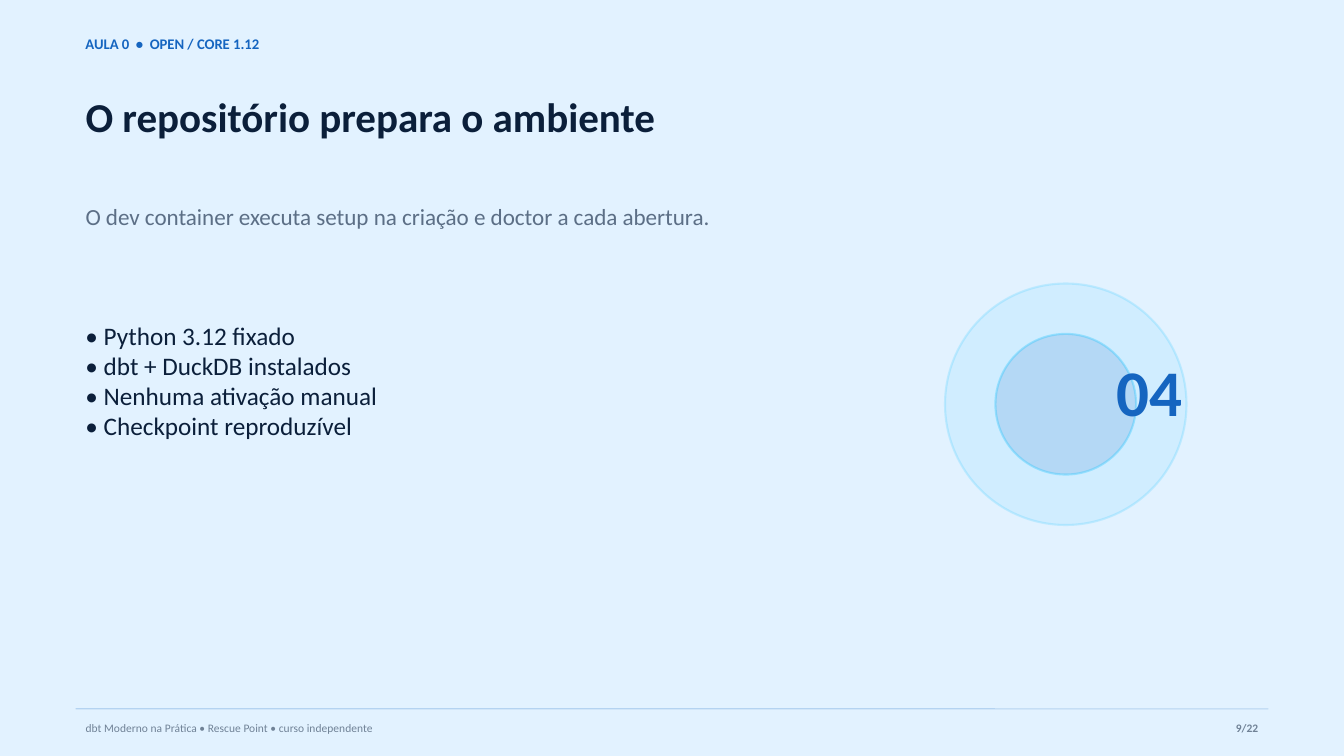
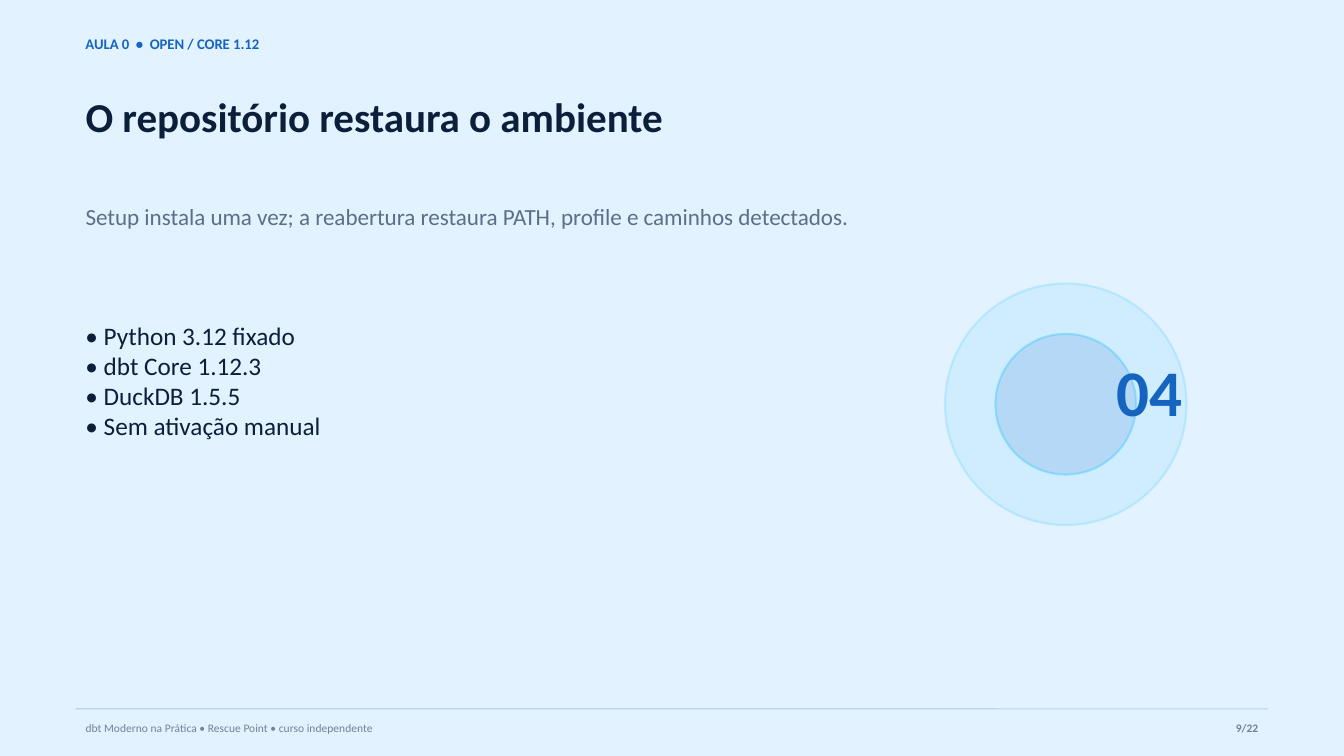
Before and after one commit to AnselmoBorges/dbt-moderno-na-pratica, a slide deck: slide 9 of assets/decks/aula-00-ambiente.pptx. Drawn at 1344x756 pixels with LibreOffice and Linux fonts; fonts in the diff are those of the drawing. Boxes give left, top, right and bottom in pixels: in the first picture for what was removed or moved away, otherwise in the second. Text is boxed around its words. In the diff, an @@ line names an element or a change of style, - is before the commit and + after.

Commit message:
docs: alinha Aula 0 com DuckDB UI

```diff
--- a/assets/decks/aula-00-ambiente.pptx
+++ b/assets/decks/aula-00-ambiente.pptx
@@ text at (x1=86, y1=103, x2=662, y2=139): text changed @@
-O repositório prepara o ambiente
+O repositório restaura o ambiente
@@ text at (x1=86, y1=209, x2=848, y2=229): text changed @@
-O dev container executa setup na criação e doctor a cada abertura.
+Setup instala uma vez; a reabertura restaura PATH, profile e caminhos detectados.
@@ text at (x1=104, y1=357, x2=320, y2=440): text changed @@
-• dbt + DuckDB instalados
-• Nenhuma ativação manual
-• Checkpoint reproduzível
+• dbt Core 1.12.3
+• DuckDB 1.5.5
+• Sem ativação manual
```
Also in this commit, not shown: 8 other slides changed, 6 other files.
